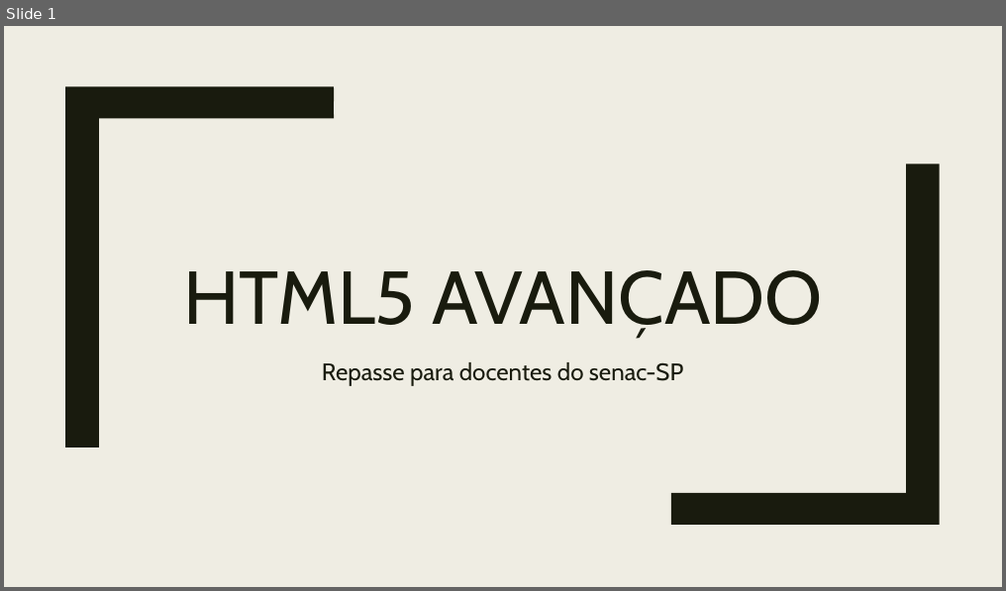
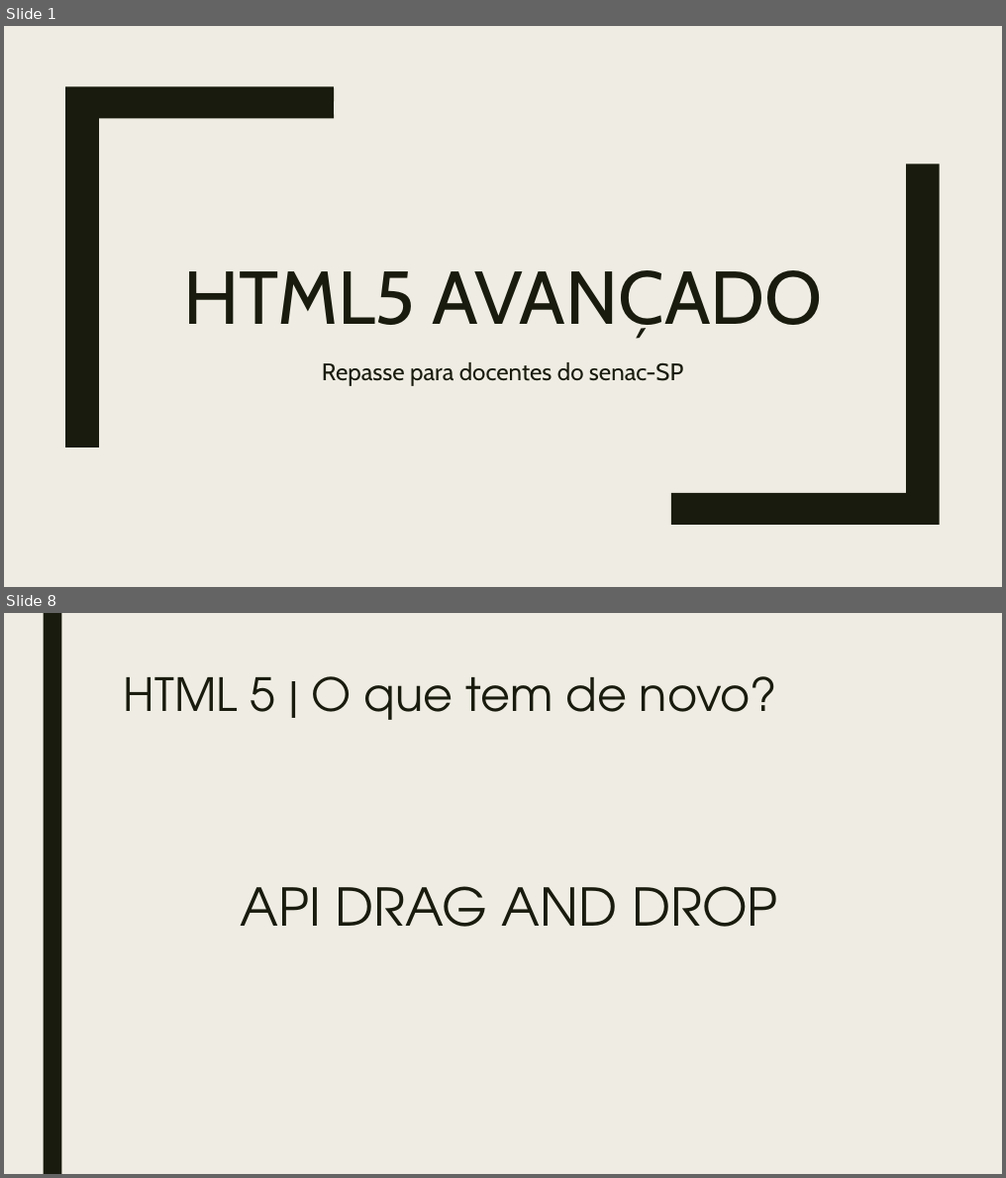
Before and after one commit to rafanonato/html5_avancado, a slide deck: @material/slide_html5.pptx. Shown one above the other, each under a label of ours: slide 1 before the commit, slides 1 and 8 after it; the slides between them are not shown. The pictures are 1006x591 and 1006x1178 pixels, drawn with LibreOffice and Linux fonts; fonts in the diff are those of the drawing. Boxes give left, top, right and bottom in pixels: in the first picture for what was removed or moved away, otherwise in the second. Text is boxed around its words. In the diff, an @@ line names an element or a change of style, - is before the commit and + after.

Commit message:
Curso de HTML5

```diff
--- a/@material/slide_html5.pptx
+++ b/@material/slide_html5.pptx
@@ slide 8 added at <box>4,613,1002,1174</box>, background #EFEDE3 @@
@@ rectangle added at <box>43,613,61,1174</box>, fill #191B0E @@
@@ title added at <box>124,676,777,720</box>, 44 pt, text #191B0E @@
+HTML 5 | O que tem de novo?
@@ text added at <box>240,886,778,927</box>, 50 pt, text #191B0E @@
+API DRAG AND DROP
```
Also in this commit, not shown: 2 slides changed, 4 other slides added, 1 other file.
